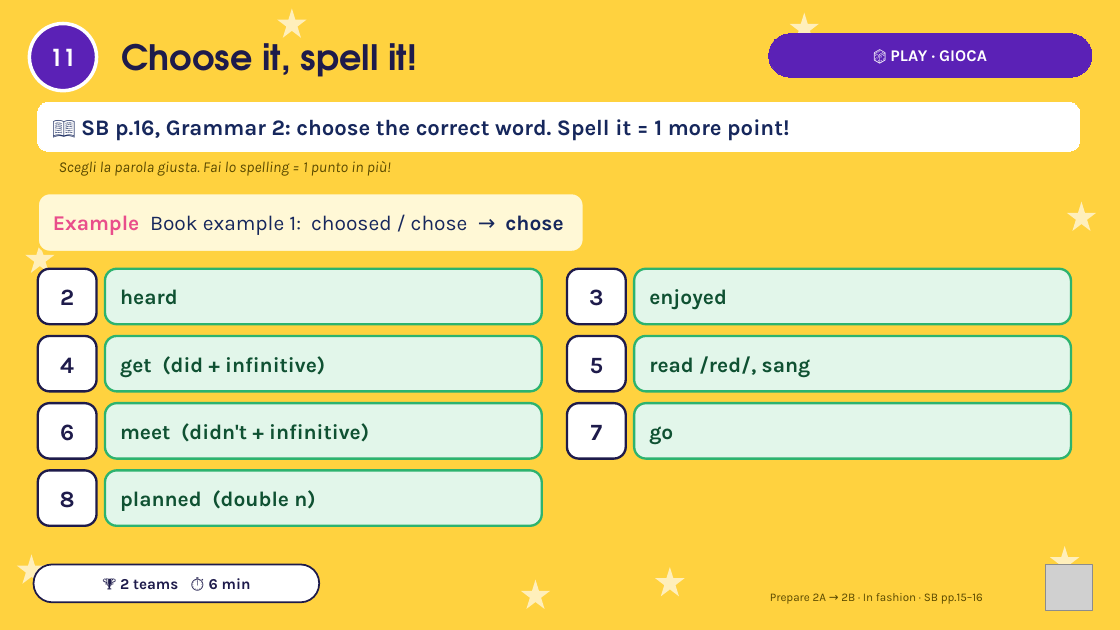
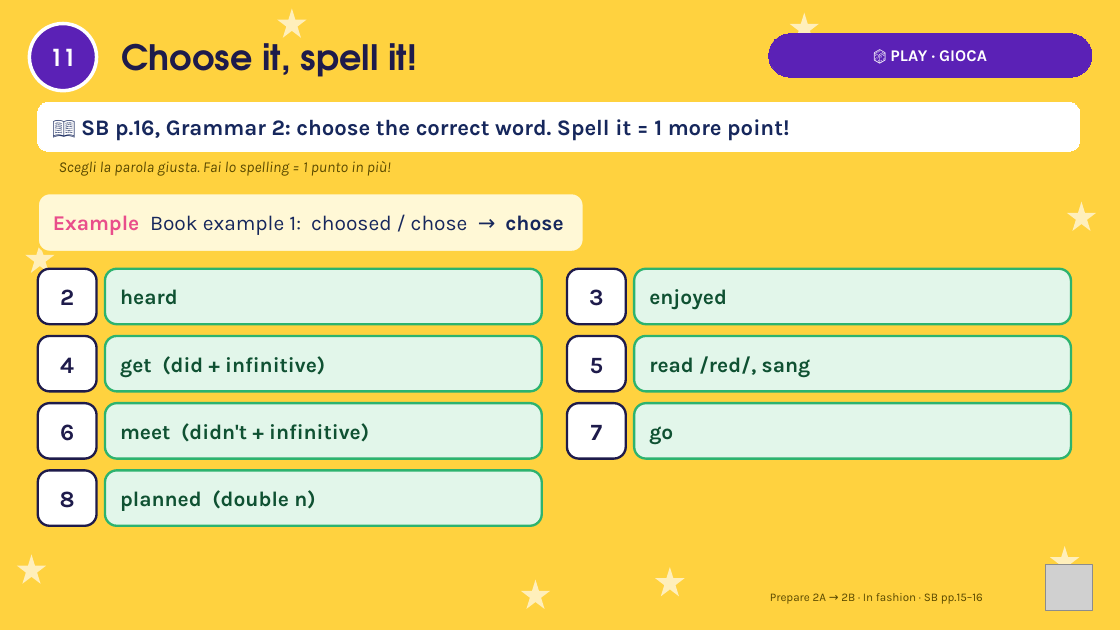
Before and after one commit to londonlanguageschool/Bagheria-, a slide deck: slide 11 of materials/PREP/PREP_2A-2B_In_fashion_then_and_now.pptx. Drawn at 1120x630 pixels with LibreOffice and Linux fonts; fonts in the diff are those of the drawing; grey boxes stand for pictures. Boxes give left, top, right and bottom in pixels: in the first picture for what was removed or moved away, otherwise in the second. Text is boxed around its words. In the diff, an @@ line names an element or a change of style, - is before the commit and + after.

```diff
--- a/materials/PREP/PREP_2A-2B_In_fashion_then_and_now.pptx
+++ b/materials/PREP/PREP_2A-2B_In_fashion_then_and_now.pptx
@@ rounded rectangle removed at [34,565,319,602] @@
-🏆 2 teams ⏱ 6 min
```
Also in this commit, not shown: 12 other slides changed.
